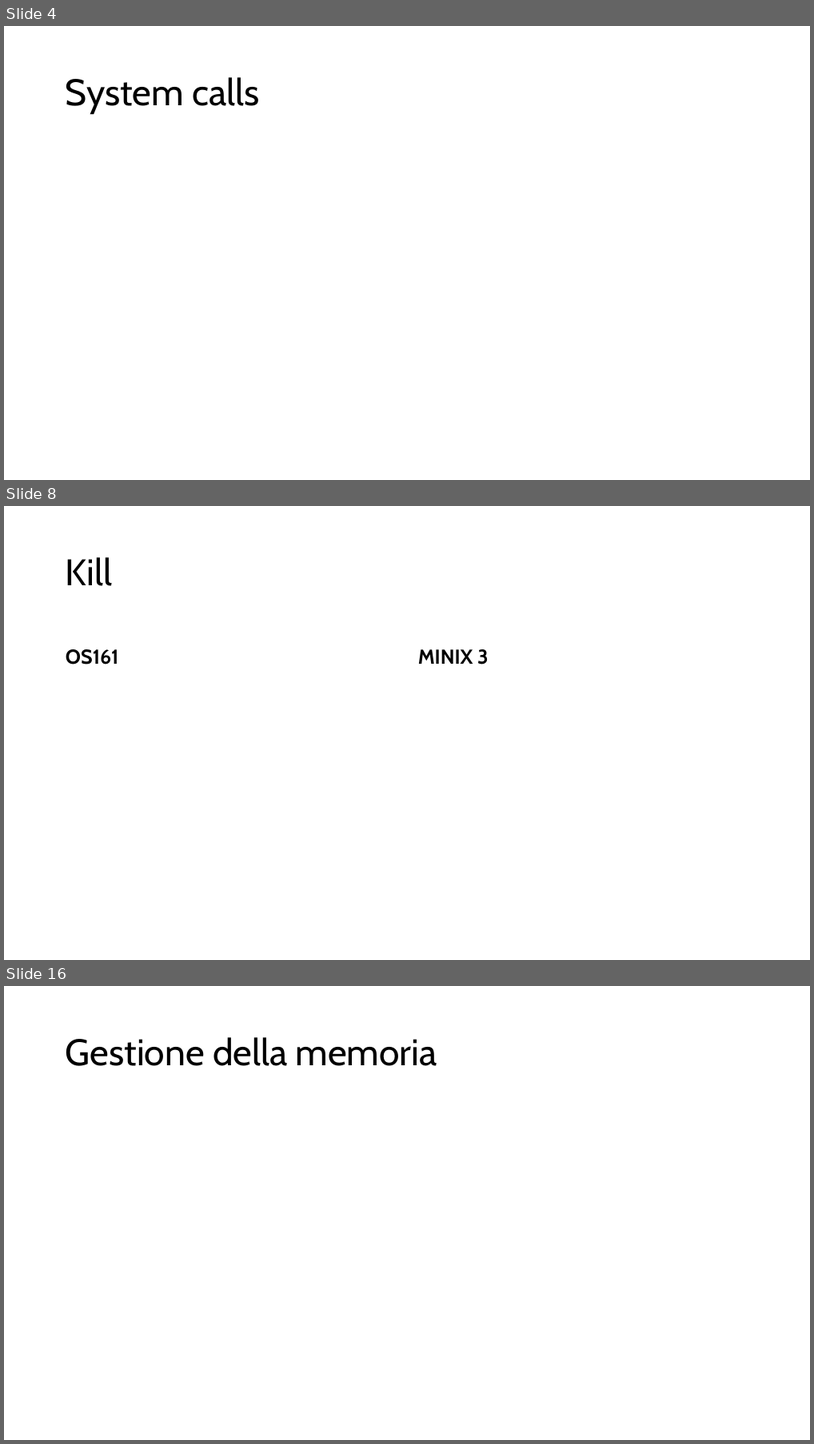
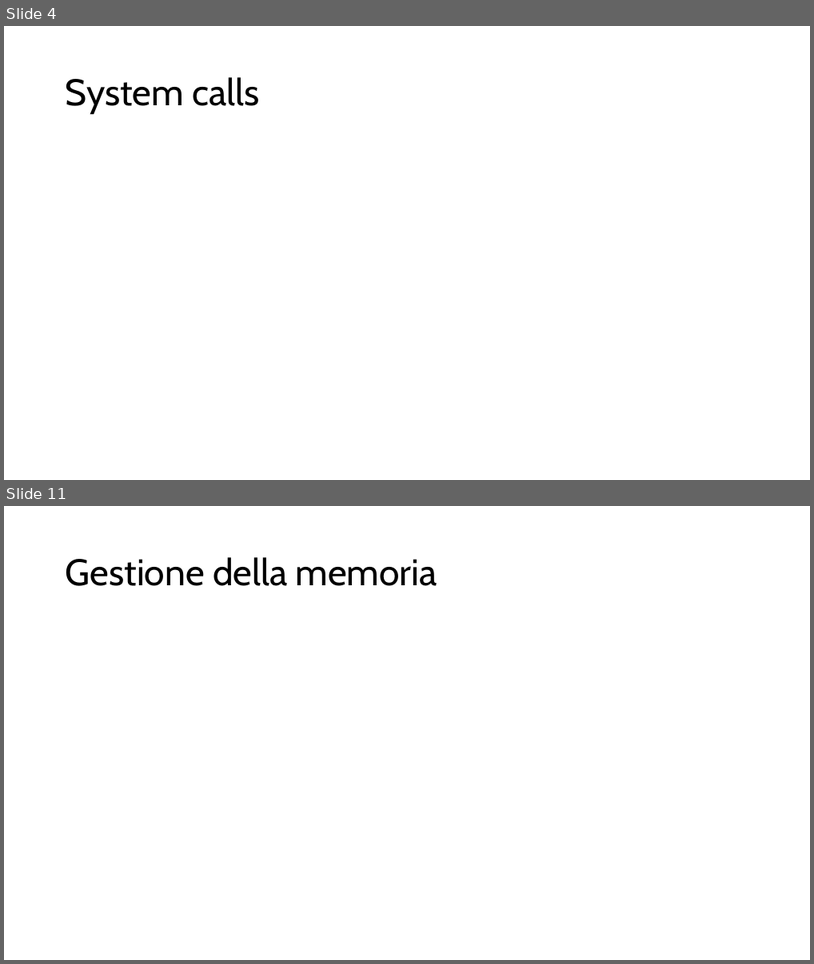
Before and after one commit to fraancyM/PintOS, a slide deck: Progetto_SO.pptx. Shown one above the other, each under a label of ours: slides 4, 8 and 16 before the commit, slides 4 and 11 after it; the slides between them are not shown. The pictures are 814x1444 and 814x964 pixels, drawn with LibreOffice and Linux fonts; fonts in the diff are those of the drawing. Boxes give left, top, right and bottom in pixels: in the first picture for what was removed or moved away, otherwise in the second. Text is boxed around its words. In the diff, an @@ line names an element or a change of style, - is before the commit and + after.

```diff
--- a/Progetto_SO.pptx
+++ b/Progetto_SO.pptx
@@ slide 8 removed at box(4, 506, 810, 960), background #FFFFFF @@
@@ title removed at box(66, 557, 112, 586) @@
-Kill
@@ text removed at box(66, 649, 119, 664) @@
-OS161
@@ text removed at box(418, 649, 489, 664) @@
-MINIX 3
@@ what was slide 16 is now slide 11 @@
```
Also in this commit, not shown: 10 slides changed, 4 other slides removed, 2 other files.
